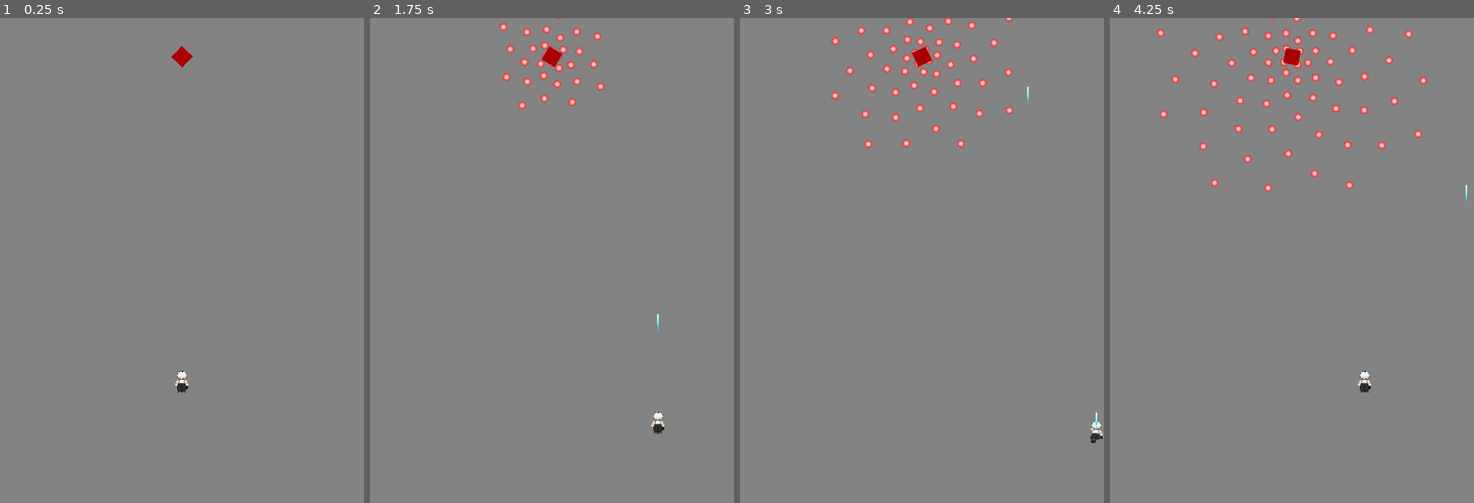
Above: before the commit, frames 1-4 (left to right).
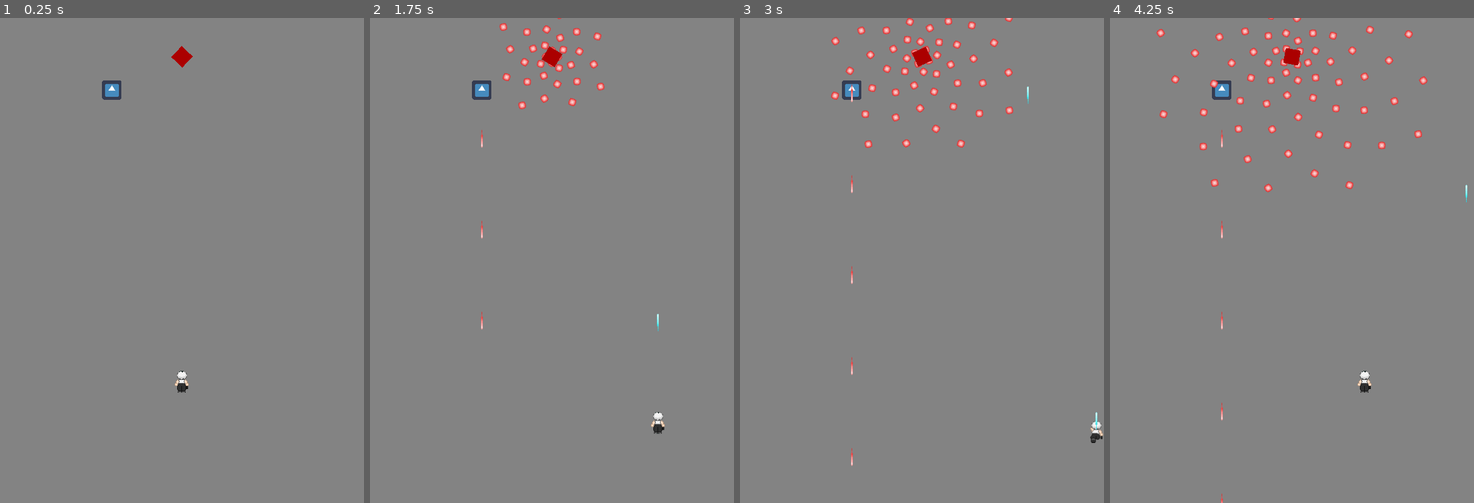
Above: after the commit, the same moments.

Repository: tyabbi/Godot-SHMUP
Game: Godot game, scene res://Scenes/main_screen.tscn
Two runs of this game, one before a commit and one after it. Both use one fixed random seed, a clock stepped at 60 frames per second and the inputs below. The project has no main scene, so this scene is started directly. The engine's default icon, where the game draws it, is replaced by a stand-in: a white triangle on a blue panel in a dark square.
Inputs:
- Up to frame 1 (0.25 s): no input
- Up to frame 2 (1.75 s): hold Right (move_right) 0.53-1.28 s; tap X (dash) at 0.6 s; hold Down (move_down) from 1.28 s (still down); tap Z (shoot) at 1.35 s
- Up to frame 3 (3 s): release Down (move_down) at 2.03 s; hold Right (move_right) 2.03-2.78 s; tap X (dash) at 2.1 s; hold Up (move_up) from 2.78 s (still down); tap Z (shoot) at 2.85 s
- Up to frame 4 (4.25 s): release Up (move_up) at 3.53 s; hold Left (move_left) from 3.53 s (still down); tap X (dash) at 3.6 s

The runs differ from the first frame. In frame 1, 0.2% of the frame differs, in the area x 28-34%, y 12-17%; in frame 2, 0.3%; in frame 3, 0.3%, in the area x 28-34%, y 12-93%; in frame 4, 0.3%.

Commit message:
Updated Main Screen To Have 2nd Enemy

Diff:
--- a/CS_Game_Proj/Scenes/main_screen.tscn
+++ b/CS_Game_Proj/Scenes/main_screen.tscn
@@ -1,9 +1,10 @@
-[gd_scene load_steps=6 format=2]
+[gd_scene load_steps=7 format=2]
 
 [ext_resource path="res://Scenes/Boss.tscn" type="PackedScene" id=1]
 [ext_resource path="res://Scripts/Player.gd" type="Script" id=2]
 [ext_resource path="res://Scenes/Player.tscn" type="PackedScene" id=3]
 [ext_resource path="res://Scenes/StaticBody2D.gd" type="Script" id=4]
+[ext_resource path="res://Scenes/Enemy1.tscn" type="PackedScene" id=5]
 
 [sub_resource type="RectangleShape2D" id=1]
 extents = Vector2( 10, 404.978 )
@@ -35,3 +36,6 @@
 [node name="CollisionShape2D2" type="CollisionShape2D" parent="StaticBody2D"]
 position = Vector2( 610, 400 )
 shape = SubResource( 1 )
+
+[node name="Enemy1" parent="." instance=ExtResource( 5 )]
+position = Vector2( 184.347, 118.66 )
